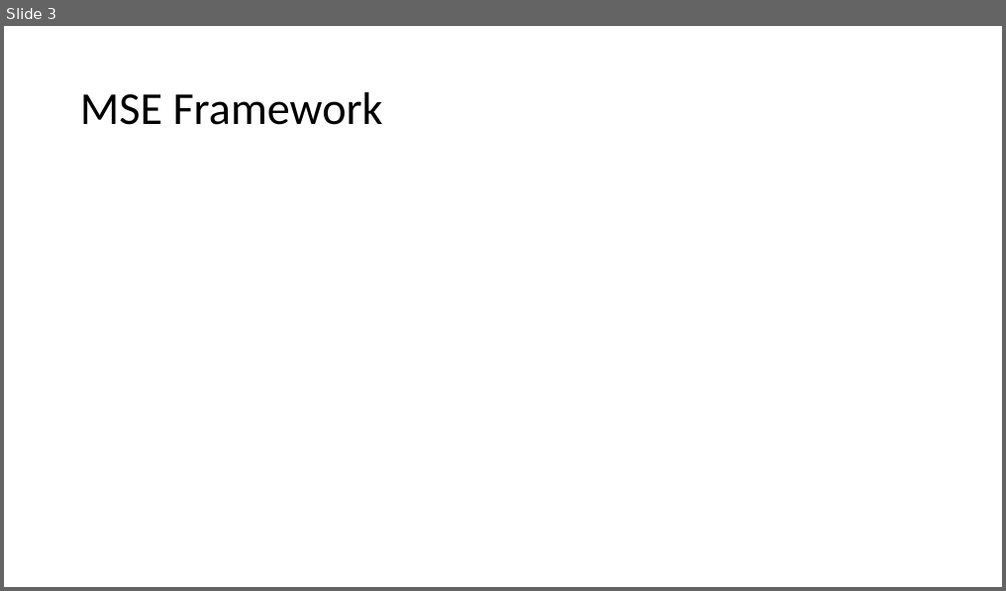
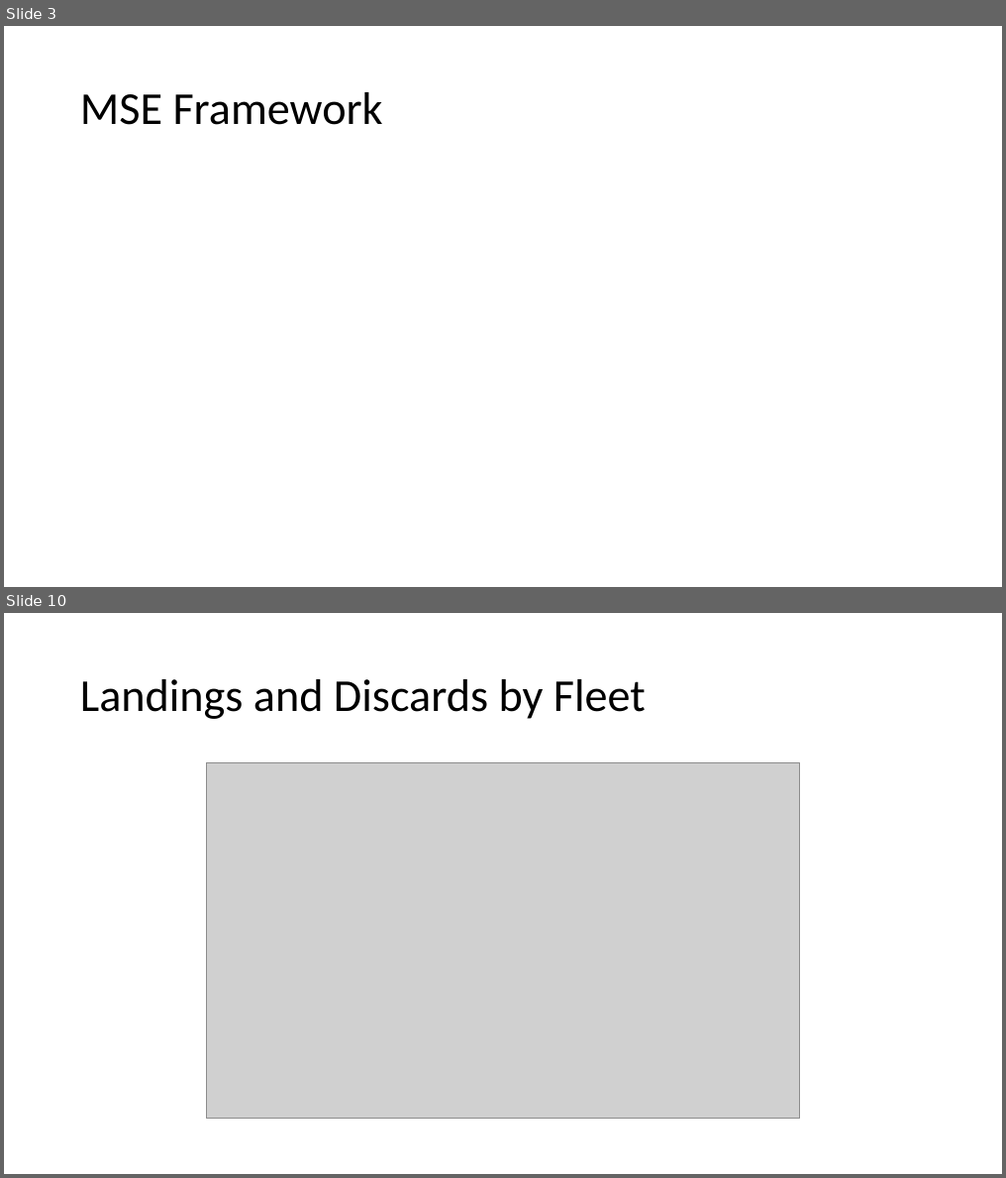
Before and after one commit to Blue-Matter/SAFMC-MSE, a slide deck: docs/Presentations/RedSnapper_Gag_demo.pptx. Shown one above the other, each under a label of ours: slide 3 before the commit, slides 3 and 10 after it; the slides between them are not shown. The pictures are 1006x591 and 1006x1178 pixels, drawn with LibreOffice and Linux fonts; fonts in the diff are those of the drawing; grey boxes stand for pictures. Boxes give left, top, right and bottom in pixels: in the first picture for what was removed or moved away, otherwise in the second. Text is boxed around its words. In the diff, an @@ line names an element or a change of style, - is before the commit and + after.

```diff
--- a/docs/Presentations/RedSnapper_Gag_demo.pptx
+++ b/docs/Presentations/RedSnapper_Gag_demo.pptx
@@ slide 10 added at <box>4,613,1002,1174</box>, background #FFFFFF @@
@@ title added at <box>80,679,646,719</box>, 44 pt, text #000000 @@
+Landings and Discards by Fleet
@@ picture added at <box>206,762,800,1119</box> @@
```
Also in this commit, not shown: 1 slide changed, 19 other slides added, 1 slide removed, 18 other files.
